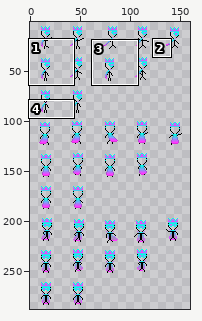
Two states of a sprite sheet, client/img/1/NFT_77ad7594809ec2baaf1084d38642af4cc909380c3aac8cba488ce1f5b0dcdc30.png. The first picture is a wide view before the edit; the outline marks the close-up.
Close-up. Before the edit:
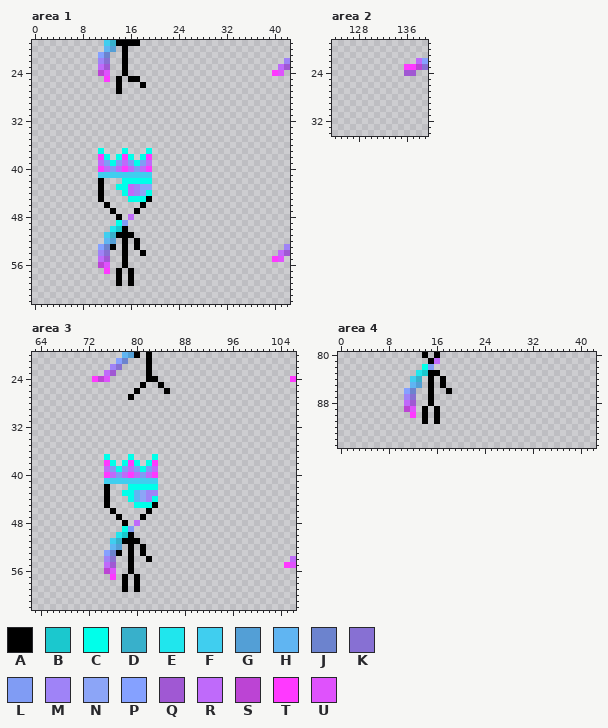
The file is 160x288 pixels. Colours within 5 levels of each other are drawn and written as one. Shown: area 1: x 0..42, y 19..62; area 2: x 124..139, y 19..34; area 3: x 63..106, y 20..62; area 4: x 0..42, y 80..95. The wide view leaves out empty margins. The commit also changed other parts of the picture, which this record leaves out.
Palette (. is transparent): A #000000  B #1bc8ce  C #00ffea  D #38b0cb  E #20e6ed  F #40ceef  G #539fd6  H #60b5f2  J #6c83ce  K #8770d3  L #809cf4  M #9f83f7  N #8ca5f7  P #85a1ff  Q #a058d3  R #bf6afa  S #bc44d4  T #ff39ff  U #df52fc
Pixels before, area 1, first column x 11:
19 .FDAAAA.........................
20 .HG.A...........................
21 PJ..A...........................
22 MK..A..........................M
23 RQ..A.........................RQ
24 SU..A........................TU.
25 .T.A.AA.........................
26 ...A...A........................
27 ...A............................
28 ................................
29 ................................
30 ................................
31 ................................
32 ................................
33 ................................
34 ................................
35 ................................
36 ................................
37 C...C...C.......................
38 TC.CTC.CT.......................
39 RLCLRLCLR.......................
40 TRLRTRLRT.......................
41 FFFFFFFFF.......................
42 A...CCCCC.......................
43 A..CCRMNN.......................
44 A...CRMNC.......................
45 A....CCCA.......................
46 .A.....A........................
47 ..A...A.........................
48 ...A.R..........................
49 ...CL...........................
50 ..EBA...........................
51 .FDAAA..........................
52 .HG.A.A.........................
53 PJA.A.A........................M
54 MK..A..A......................RQ
55 RQ..A........................TU.
56 SU..A...........................
57 .T.A.A..........................
58 ...A.A..........................
59 ...A.A..........................
Pixels before, area 2, first column x 136:
22 ..RP
23 TTSK
24 QQ..
Pixels before, area 3, first column x 73:
20 .....HGA.A........................
21 ....PJ...A........................
22 ...MK....A........................
23 ..RQ.....A........................
24 TSU......AA......................T
25 ........A..A......................
26 .......A....A.....................
27 ......A...........................
28 ..................................
29 ..................................
30 ..................................
31 ..................................
32 ..................................
33 ..................................
34 ..................................
35 ..................................
36 ..................................
37 ..C...C...C.......................
38 ..TC.CTC.CT.......................
39 ..RLCLRLCLR.......................
40 ..TRLRTRLRT.......................
41 ..FFFFFFFFF.......................
42 ..A...CCCCC.......................
43 ..A..CCHNMM.......................
44 ..A...CHNMC.......................
45 ..A....CCCA.......................
46 ...A.....A........................
47 ....A...A.........................
48 .....A.R..........................
49 .....CL...........................
50 ....EBA...........................
51 ...FDAAA..........................
52 ...HG.A.A.........................
53 ..PJA.A.A.........................
54 ..MK..A..A.......................R
55 ..RQ..A.........................TU
56 ..SU..A...........................
57 ...T.A.A..........................
58 .....A.A..........................
59 .....A.A..........................
Pixels before, area 4, first column x 11:
80 ...A.A..
81 ....AR..
82 ...CL...
83 ..EBAA..
84 .FD.A.A.
85 .HG.A.A.
86 PJ..A..A
87 MK..A...
88 RQ..A...
89 SU.A.A..
90 .T.A.A..
91 ...A.A..
The same view after the edit:
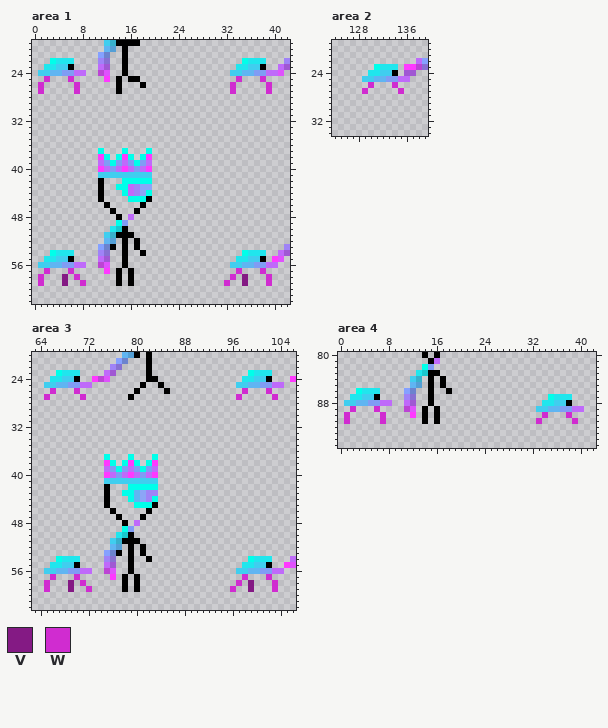
Colours new in this view: V #841a84  W #d02cd0
The exact change:
Changed rows in their new state; - is an unchanged pixel.
Area 1:
first column x 1:
22 --CEEE----------------------------CEEE--
23 -EEFFA---------------------------EEFFA--
24 FFHHLLRR------------------------FFHHLLRR
25 -W---W---------------------------W---W--
26 W-----W-------------------------W-----W-
27 W-----W-------------------------W-----W-
first column x 1:
54 --CEEE----------------------------CEEE--
55 -EEFFA---------------------------EEFFA--
56 FFHHLLRR------------------------FFHHLLRR
57 -W---W---------------------------W---W--
58 W---V-W-------------------------W-V---W-
59 W---V--W-----------------------W--V---W-
Area 2:
first column x 129:
23 --CEEE--
24 -EEFFA--
25 FFHHLLRR
26 -W---W--
27 W-----W-
Area 3:
first column x 65:
23 --CEEE----------------------------CEEE--
24 -EEFFA---------------------------EEFFA--
25 FFHHLLRR------------------------FFHHLLRR
26 -W---W---------------------------W---W--
27 W-----W-------------------------W-----W-
first column x 65:
54 --CEEE----------------------------CEEE--
55 -EEFFA---------------------------EEFFA--
56 FFHHLLRR------------------------FFHHLLRR
57 -W---W---------------------------W---W--
58 W---V-W-------------------------W-V---W-
59 W---V--W-----------------------W--V---W-
Area 4:
first column x 1:
86 --CEEE----------------------------------
87 -EEFFA----------------------------CEEE--
88 FFHHLLRR-------------------------EEFFA--
89 -W---W--------------------------FFHHLLRR
90 W-----W--------------------------W---W--
91 W-----W-------------------------W-----W-
